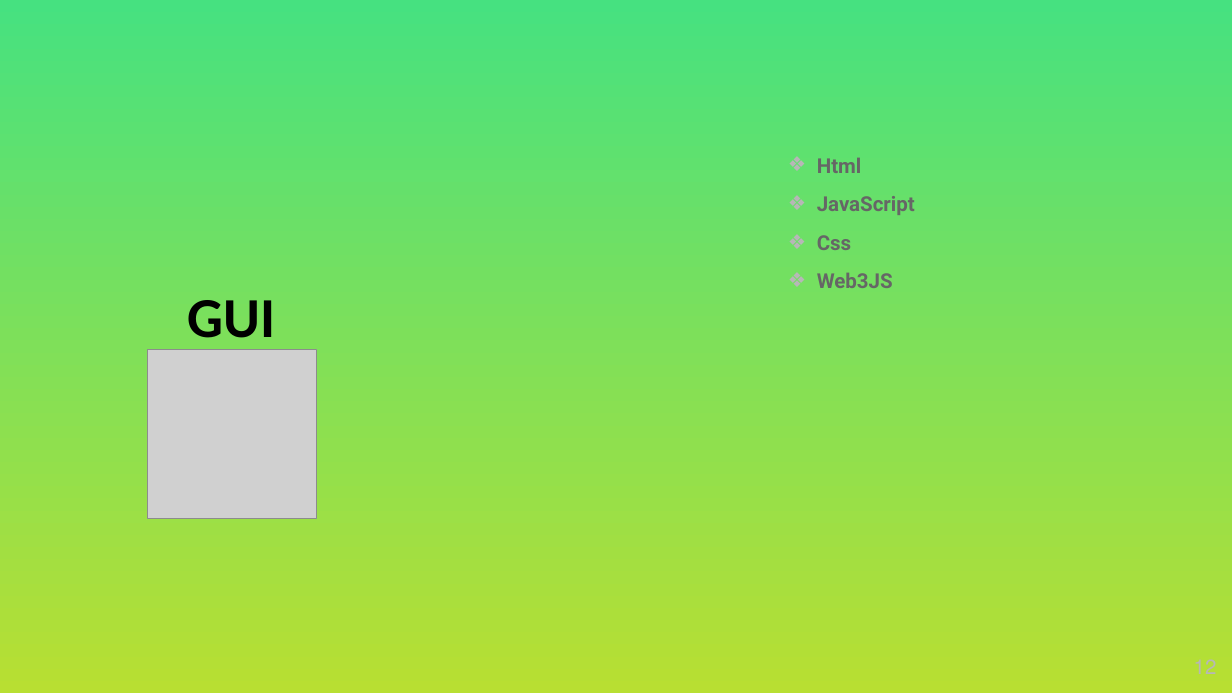
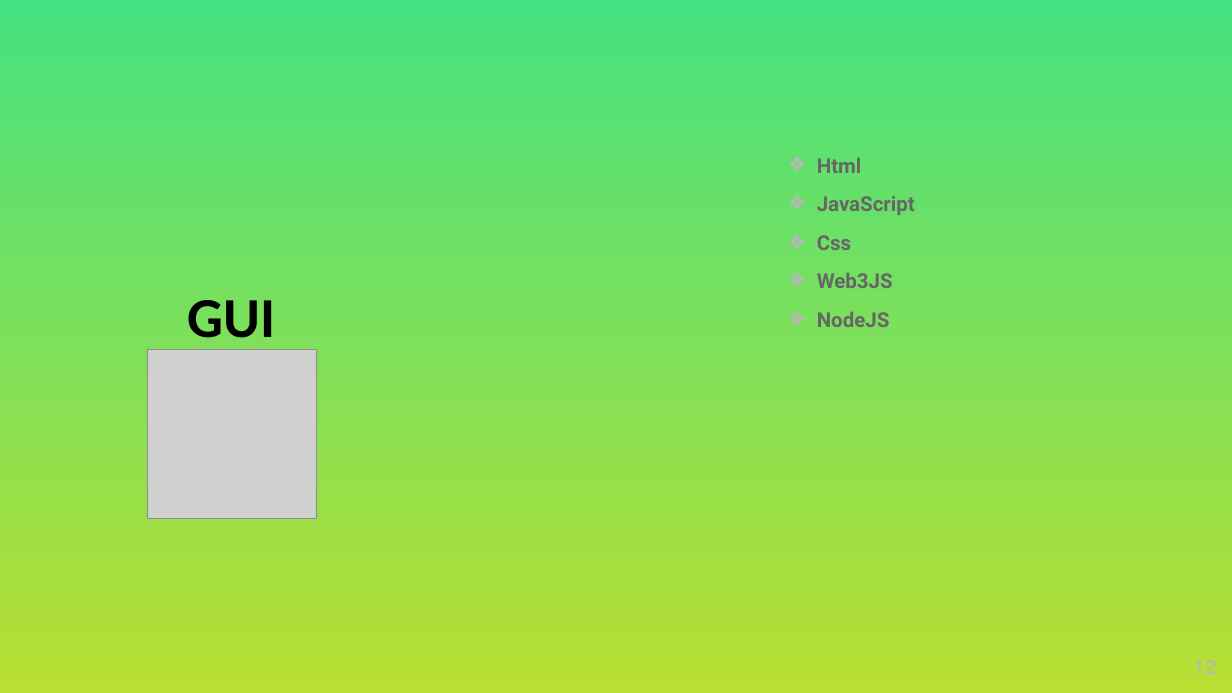
Before and after one commit to ronfri48/Play4Play, a slide deck: slide 12 of docs/Blockchain Final Project.pptx. Drawn at 1232x693 pixels with LibreOffice and Linux fonts; fonts in the diff are those of the drawing; grey boxes stand for pictures; background and template pictures are left out. Boxes give left, top, right and bottom in pixels: in the first picture for what was removed or moved away, otherwise in the second. Text is boxed around its words. In the diff, an @@ line names an element or a change of style, - is before the commit and + after.

```diff
--- a/docs/Blockchain Final Project.pptx
+++ b/docs/Blockchain Final Project.pptx
@@ text at [817,311,890,327]: paragraph added @@
+❖ NodeJS
```
Also in this commit, not shown: 3 other slides changed, 4 slides added, 2 slides removed.
